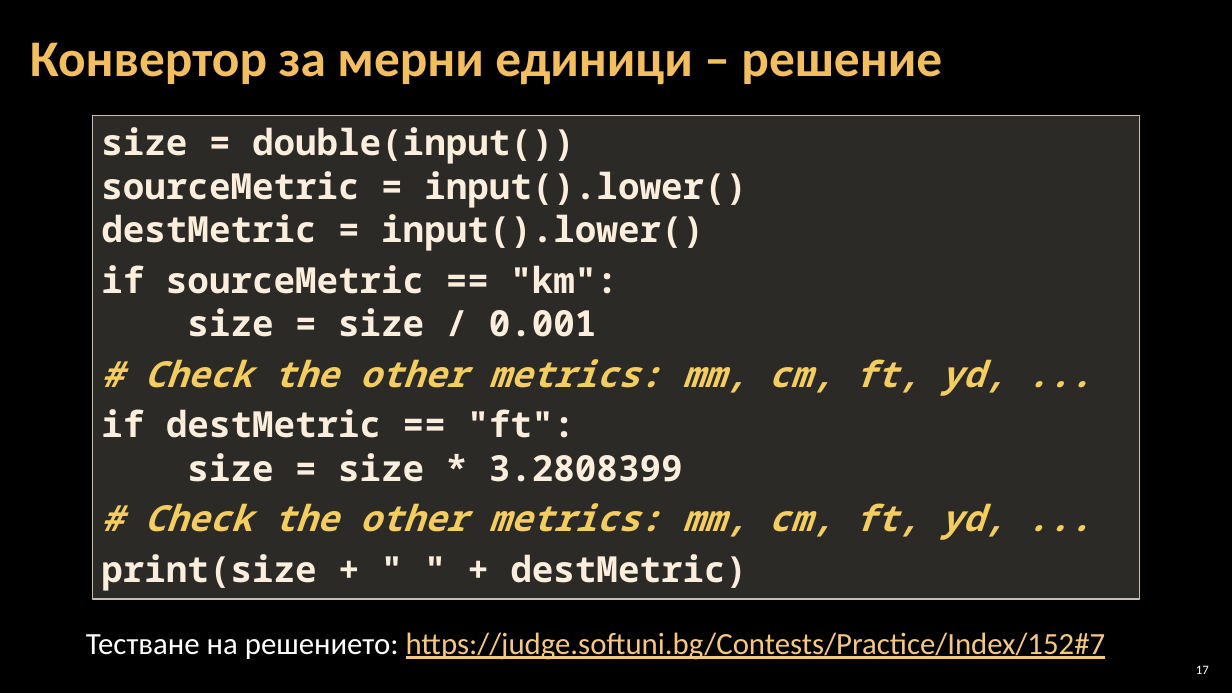
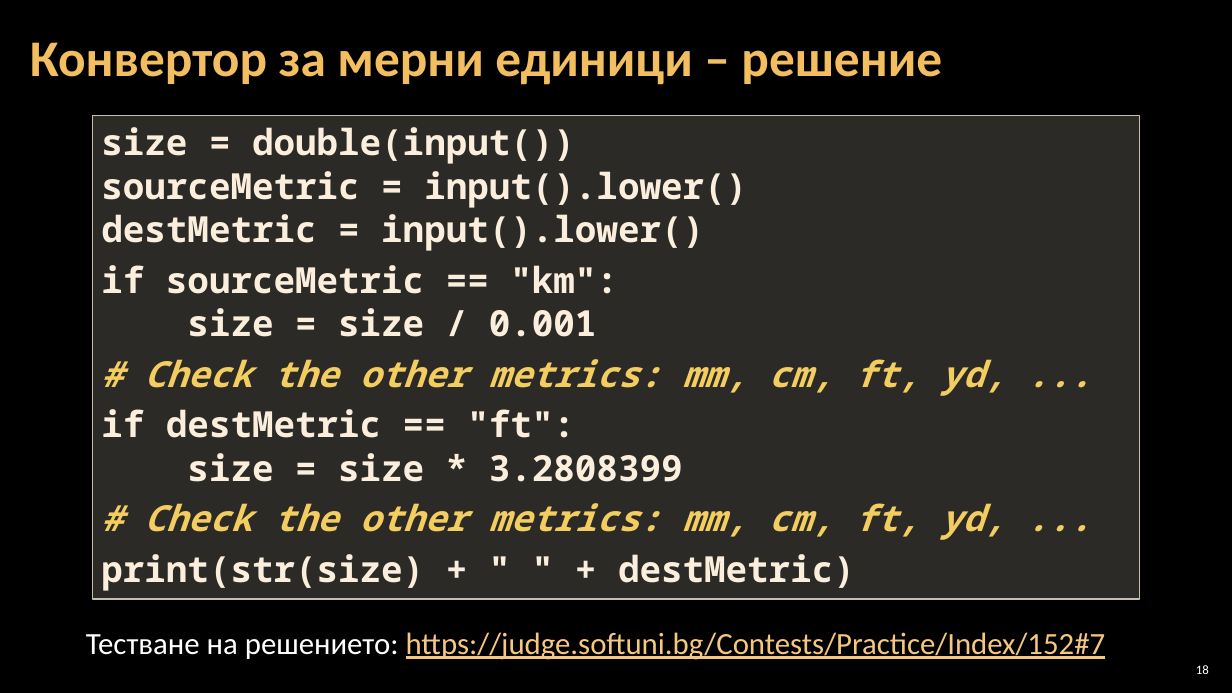
Before and after one commit to Software-University/Python-Basics, a slide deck: slide 18 of 3. Simple-Conditions/3. Simple-Conditions.pptx (slide 17 before the commit). Drawn at 1232x693 pixels with LibreOffice and Linux fonts; fonts in the diff are those of the drawing; background and template pictures are left out. Boxes give left, top, right and bottom in pixels: in the first picture for what was removed or moved away, otherwise in the second. Text is boxed around its words. In the diff, an @@ line names an element or a change of style, - is before the commit and + after.

```diff
--- a/3. Simple-Conditions/3. Simple-Conditions.pptx
+++ b/3. Simple-Conditions/3. Simple-Conditions.pptx
@@ text in rectangle at [101,554,855,591]: text changed @@
-print(size + " " + destMetric)
+print(str(size) + " " + destMetric)
@@ page number at [1196,665,1209,674]: text changed @@
-17
+18
```
Also in this commit, not shown: 3 other slides changed, 1 slide added, 9 slides removed, 3 other files.
